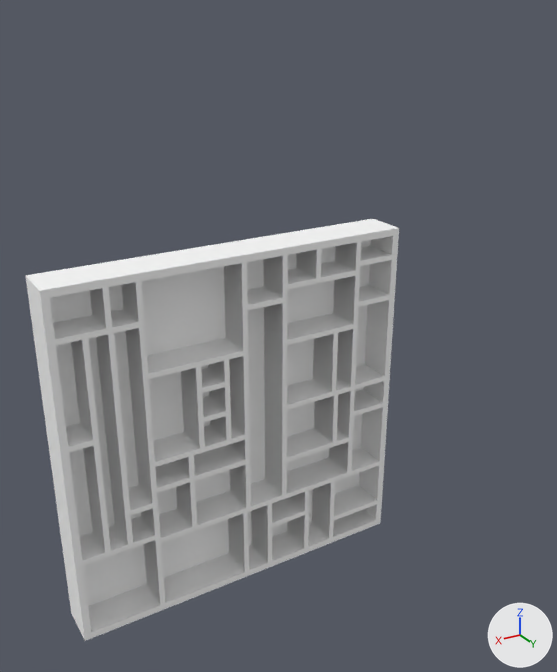
What one commit did to the FBX model Assets/Capboard_tpr.fbx.
Both versions are drawn from a 50 mm lens placed at (17.4, 33.8, 21.5), pointed at (-3.5, -1.0, 4.1). The lights are fixed; the arrows at lower right show +X, +Y and +Z. Where no turn or scale is listed for an object, it has been applied to the vertices.

The first picture shows 'OutFrame', 'Partition_000'.
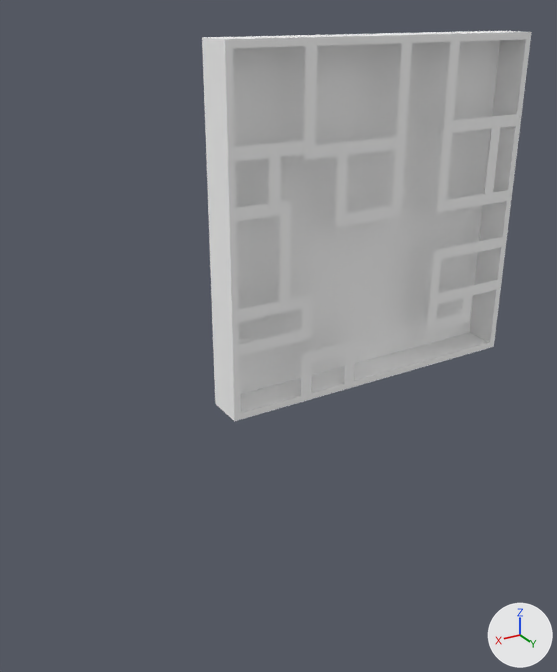
The change, as a list of edits to the scene's bpy script:
```text
Change me_scene:
    used by ob_partition_000; location = (10.0, 1.2, -10.0)
    remove me_scene.from_pydata(...)  # 312 vertices, 506 faces; spans x -19.6..-0.4, y -2.0..0.0, z 0.4..19.6
    remove me_scene.materials.append(mat_universal_render_pipeline_lit)  # white #ffffff
    add me_scene.from_pydata(...)  # 84 vertices, 48 faces; spans x -19.6..-0.4, y 0.0, z 0.4..19.6
    me_scene part 1: a new loose piece of 13 vertices spanning x -19.6..-13.8, y 0.0, z 2.4..7.8, in mat_universal_render_pipeline_lit_1 (white #ffffff)
    me_scene part 2: 308 vertices removed from x -19.6..-0.4, y -2.0..0.0, z 0.4..19.6; 67 vertices added at x -19.6..-0.4, y 0.0, z 0.4..19.6
    add me_scene.materials.append(mat_universal_render_pipeline_lit_1)  # white #ffffff
Change ob_partition_000:
    ob_partition_000.location: (10.0, 1.2, -10.0) -> (0.0, 0.0, 0.0)
Change ob_outframe:
    ob_outframe.location: (10.0, 1.2, -10.0) -> (0.0, 0.0, 0.0)
```

Pixel boxes [x1, y1, x2, y2] of what changed, in the pictures (557 x 672 px):
'OutFrame', moved
    before: [25, 219, 399, 641]
    after: [202, 31, 532, 421]
'Partition_000', reshaped, moved (17% narrower)
    before: [53, 242, 392, 605]
    after: [235, 41, 517, 396]
part 1 of me_scene, added
    after: [427, 237, 503, 332]
part 2 of me_scene, cut back
    before: [53, 242, 392, 605]
    after: [235, 41, 517, 396]
